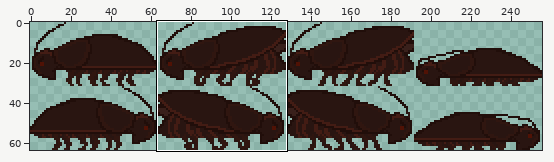
A sprite sheet gets an edit: games/BelowTheSurface/Resources/images/Roach.png. The picture above shows the old version from afar; the outline marks the close-up.
Close-up. First the earlier version:
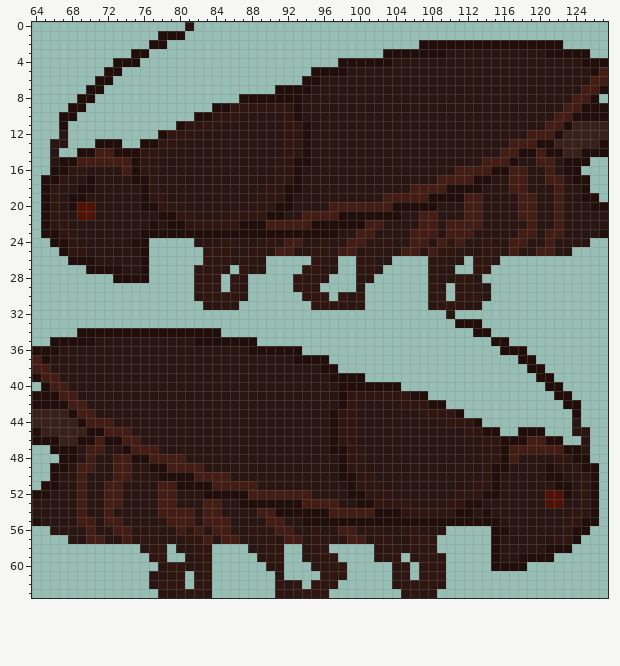
The file is 256x64 pixels. Shown: x 64..127, y 0..63. The commit also changed other parts of the picture, which this record leaves out.
The result:
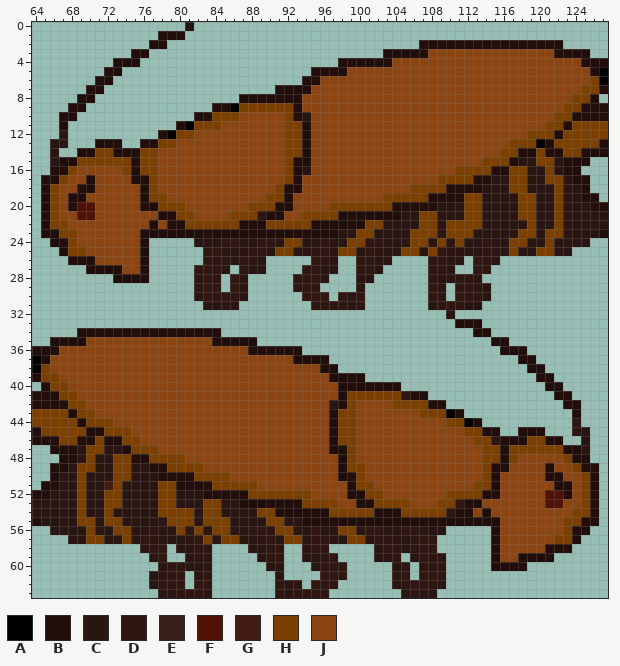
Palette (. is transparent): A #000000  B #210e0a  C #291511  D #301610  E #39201b  F #501205  G #431c14  H #7b3f00  J #8b4513
Diff:
Changed rows in their new state; - is an unchanged pixel.
first column x 66:
 3 ------------------------------------------JJJJJJJJJJJJJJ------
 4 --------------------------------------JJJJJJJJJJJJJJJJJJJJJ---
 5 ---------------------------------JJJJJJJJJJJJJJJJJJJJJJJJJJJ-A
 6 ------------------------------JJJJJJJJJJJJJJJJJJJJJJJJJJJJJJHA
 7 -----------------------------JJJJJJJJJJJJJJJJJJJJJJJJJJJJJJHH-
 8 ----------------------------JJJJJJJJJJJJJJJJJJJJJJJJJJJJJJHH--
 9 --------------------AHHHHHH-JJJJJJJJJJJJJJJJJJJJJJJJJJJJJHH---
10 ------------------HHHJJJJJH--JJJJJJJJJJJJJJJJJJJJJJJJJJJHH----
11 ---------------AHHHJJJJJJJHH-JJJJJJJJJJJJJJJJJJJJJJJJJJHH-HHHH
12 -------------AHHJJJJJJJJJJHH-JJJJJJJJJJJJJJJJJJJJJJJJHHH-HHHHH
13 ------------HHJJJJJJJJJJJJHH-JJJJJJJJJJJJJJJJJJJJJJHHHA-HHHHH-
14 -----HH---HHJJJJJJJJJJJJJJHH-JJJJJJJJJJJJJJJJJJJJJHH--H--HH---
15 ---HHHHHH-HHJJJJJJJJJJJJJJH--JJJJJJJJJJJJJJJJJJJHHH---HH------
16 --HJJJJJH-HHJJJJJJJJJJJJJJH--JJJJJJJJJJJJJJJJHHHH--HH--H------
17 -HJJ-JJJJ--HJJJJJJJJJJJJJJH-JJJJJJJJJJJJJJJHHHH----HH--HH-----
18 HJJ--JJJJJ-HJJJJJJJJJJJJJH--JJJJJJJJJJJJHHHH-------HH---H-----
19 HJ--JJJJJJ-HHJJJJJJJJJJJHH-JJJJJJJJJJHHHHH----HH----HH--H-----
20 HJ---JJJJJ--HHHJJJJJJJHHH--JJJJHHHHHHH--------HH----HH--H-----
21 HJJ--JJJJJJJ--HHJJJJHHH---JJHHHH---------HH---HH----HH--H-----
22 HHJJJJJJJJJ-J--HHHHHH---HHHHH------HH----HH-HHHH-----H--H-----
23 -HHJJJJJJJ------------------------HH----HHH-HHH-----HH-HH-----
24 --HJJJJJJJ----------------HH-----HH-----HH-H-H-----HH--H------
25 --HHJJJJJJ---------------HH-----HH-----HH-H--------H--HH------
26 -----JJJJJ----------------------------------------------------
27 --------JJ----------------------------------------------------
first column x 64:
35 ------JJJJJJJJJJJJJJ------------------------------------------
36 ---JJJJJJJJJJJJJJJJJJJJJ--------------------------------------
37 A-JJJJJJJJJJJJJJJJJJJJJJJJJJJ---------------------------------
38 AHJJJJJJJJJJJJJJJJJJJJJJJJJJJJJJ------------------------------
39 -HHJJJJJJJJJJJJJJJJJJJJJJJJJJJJJJ-----------------------------
40 --HHJJJJJJJJJJJJJJJJJJJJJJJJJJJJJJ----------------------------
41 ---HHJJJJJJJJJJJJJJJJJJJJJJJJJJJJJ-HHHHHH---------------------
42 ----HHJJJJJJJJJJJJJJJJJJJJJJJJJJJ--HJJJJHHHH------------------
43 HHHH-HHJJJJJJJJJJJJJJJJJJJJJJJJJJ-HHJJJJJJJHHHA---------------
44 HHHHH-HHHJJJJJJJJJJJJJJJJJJJJJJJJ-HHJJJJJJJJJJHHA-------------
45 -HHHHH--HHHJJJJJJJJJJJJJJJJJJJJJJ-HHJJJJJJJJJJJJHH------------
46 ---HH--H--HHJJJJJJJJJJJJJJJJJJJJJ-HHJJJJJJJJJJJJJHH----HH-----
47 ------HH---HHHJJJJJJJJJJJJJJJJJJJ--HJJJJJJJJJJJJJJHH-HHHHHH---
48 ------H--HH--HHHHJJJJJJJJJJJJJJJJJ-HJJJJJJJJJJJJJJHH-HJJJJJH--
49 -----HH--HH----HHHHJJJJJJJJJJJJJJJ-HHJJJJJJJJJJJJJH--JJJJ-JJH-
50 -----H---HH-------HHHHJJJJJJJJJJJJ--HJJJJJJJJJJJJJH-JJJJJ--JJH
51 -----H---H----HH----HHHHHJJJJJJJJJJ-HHJJJJJJJJJJJHH-JJJJJJ--JH
52 -----H--HH----HH--------HHHHHHHJJJJ--HHJJJJJJJHHHH--JJJJJ---JH
53 -----H--HH----HH---HH---------HHHHJJ--HHHHJJJHH---JJJJJJJ--JJH
54 -----H--H-----HHHH-HH----HH------HHHHH---HHHHH---J-JJJJJJJJJHH
55 -----HH-HH-----HHH-HHH----HH------------------------JJJJJJJHH-
56 ------H--HH-----H-H-HH-----HH-----HH----------------JJJJJJJH--
57 ------HH--H--------H-HH-----HH-----HH---------------JJJJJJHH--
58 ----------------------------------------------------JJJJJ-----
59 ----------------------------------------------------JJ--------
Where, in picture pixels (left, top, right, bottom), the same in both close-ups:
changed: (50, 49, 608, 274)
changed: (32, 337, 590, 562)
